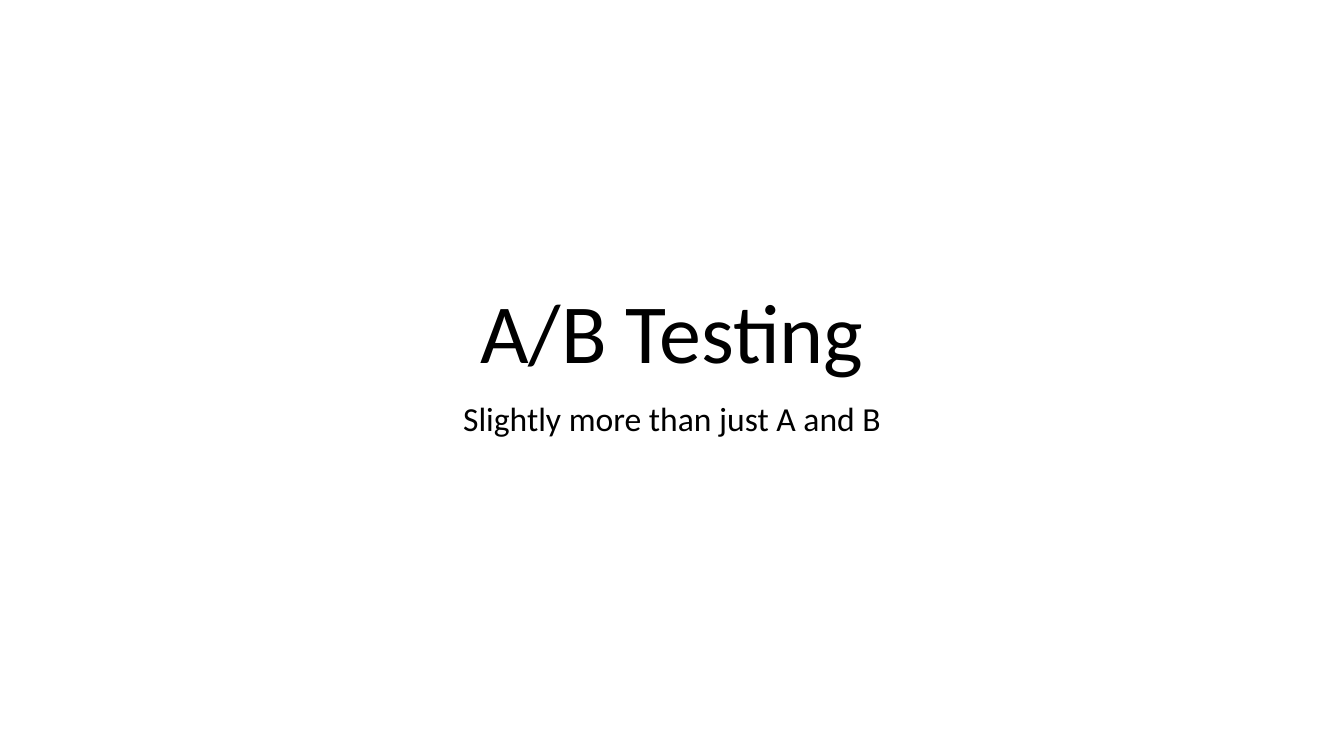
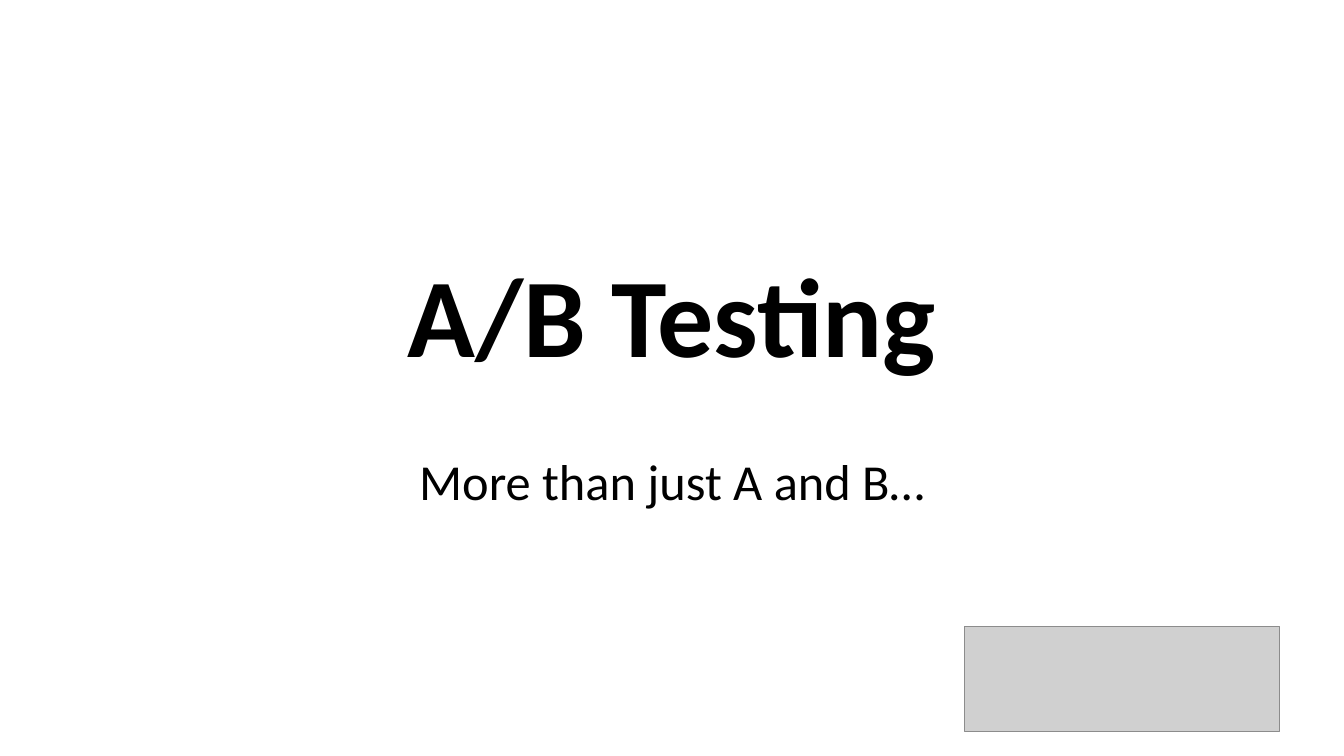
Before and after one commit to patng323/learn, a slide deck: slide 1 of FieldExperiments/AB Testing.pptx. Drawn at 1344x756 pixels with LibreOffice and Linux fonts; fonts in the diff are those of the drawing; grey boxes stand for pictures. Boxes give left, top, right and bottom in pixels: in the first picture for what was removed or moved away, otherwise in the second. Text is boxed around its words. In the diff, an @@ line names an element or a change of style, - is before the commit and + after.

```diff
--- a/FieldExperiments/AB Testing.pptx
+++ b/FieldExperiments/AB Testing.pptx
@@ title "A/B Testing" at (x1=408, y1=278, x2=935, y2=376): size 60 to 80 pt, bold on @@
@@ subtitle at (x1=419, y1=465, x2=924, y2=509): text changed; size 24 to 36 pt @@
-Slightly more than just A and B
+More than just A and B…
@@ picture added at (x1=965, y1=626, x2=1279, y2=731) @@
```
Also in this commit, not shown: 10 other slides changed, 12 slides added, 4 slides removed.
